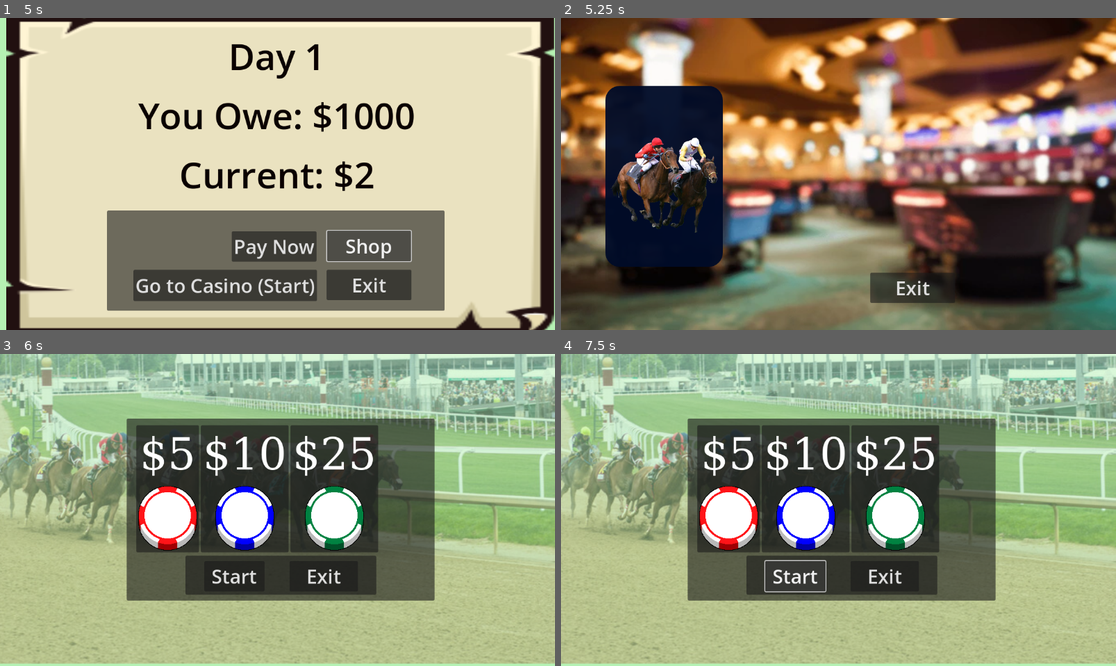
Above: before the commit, frames 1-4 (two rows, left to right).
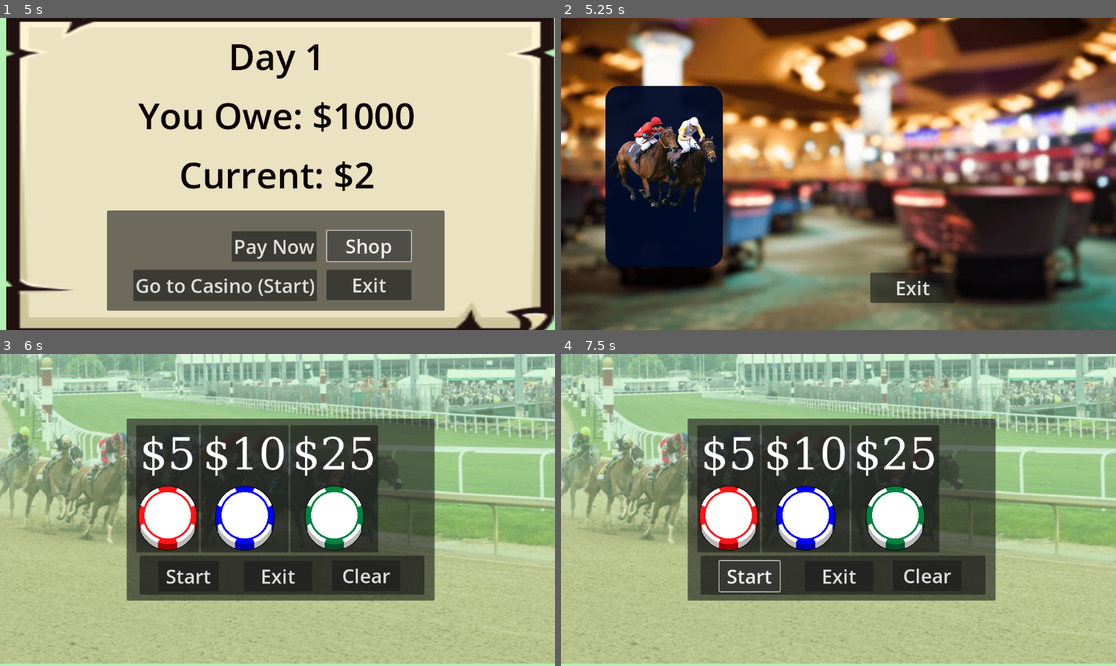
Above: after the commit, the same moments.

Repository: BigHBen/ACM_GameDev_Fall2024
Game: Godot game, scene res://Scenes/hub.tscn
Same seed, same stepped clock (60 frames per second), same inputs: the game is played once before the commit and once after it.
Inputs (mouse positions are in pixels of both pictures, inside the frame that each line leads up to; where the layout moved, square brackets give the same spot in the first picture):
- Up to frame 1 (5 s): click "Pay Now" at 0.5 s; click "Shop" at 1.25 s; click "Pay Now" at 2 s; click "Shop" at 2.75 s; click "Pay Now" at 3.5 s; click "Shop" at 4.25 s
- Up to frame 2 (5.25 s): click "Go to Casino (Start)" at 5 s
- Up to frame 3 (6 s): click (99, 500) [105, 522] at 5.75 s
- Up to frame 4 (7.5 s): click (927, 575) at 6.5 s, where only the run after the commit has a clickable "Clear"; click "Start" at 7.25 s

Frame 1 is identical in both runs. In frame 2, 3.8% of the frame differs, in the area x 9-29%, y 31-69%; in frame 3, 2.7%; in frame 4, 2.9%.

Commit message:
Added clear function to horse race bet

Diff:
--- a/Scenes/casino.tscn
+++ b/Scenes/casino.tscn
@@ -44,10 +44,10 @@
 
 [node name="HorseMinigame" type="Button" parent="UI/Panel"]
 layout_mode = 0
-offset_left = 7.0
-offset_top = 86.0
-offset_right = 237.0
-offset_bottom = 327.0
+offset_left = 5.0
+offset_top = 43.0
+offset_right = 235.0
+offset_bottom = 284.0
 theme_override_colors/icon_normal_color = Color(1, 1, 1, 1)
 theme_override_colors/icon_disabled_color = Color(1, 1, 1, 1)
 icon = ExtResource("3_w23f4")
--- a/Scenes/horse_race_menu.gd
+++ b/Scenes/horse_race_menu.gd
@@ -62,3 +62,12 @@
 		spawn_coin(25)
 		audio_player.play(0.3)
 		bet_amount+=25
+
+
+
+func _on_horse_game_clear_pressed() -> void:
+	for x in spawned_coins:
+		x.queue_free()
+	spawned_coins = []
+	spawn_position = Vector2(830, 380)  # adjust initial spawn position
+	pass # Replace with function body.
--- a/Scenes/horse_race_menu.tscn
+++ b/Scenes/horse_race_menu.tscn
@@ -77,12 +77,12 @@
 
 [node name="5_dolar" type="Button" parent="UI/MenuPanel/HBoxContainer"]
 layout_mode = 2
+theme_override_colors/font_disabled_color = Color(0, 0, 0, 1)
+theme_override_colors/font_hover_pressed_color = Color(0, 0, 0, 1)
+theme_override_colors/font_hover_color = Color(0, 0, 0, 1)
+theme_override_colors/font_pressed_color = Color(0, 0, 0, 1)
+theme_override_colors/font_focus_color = Color(0, 0, 0, 1)
 theme_override_colors/font_color = Color(1, 1, 1, 1)
-theme_override_colors/font_pressed_color = Color(0, 0, 0, 1)
-theme_override_colors/font_hover_color = Color(0, 0, 0, 1)
-theme_override_colors/font_focus_color = Color(0, 0, 0, 1)
-theme_override_colors/font_hover_pressed_color = Color(0, 0, 0, 1)
-theme_override_colors/font_disabled_color = Color(0, 0, 0, 1)
 theme_override_fonts/font = SubResource("FontFile_gyxh8")
 theme_override_font_sizes/font_size = 91
 text = "$5"
@@ -92,12 +92,12 @@
 
 [node name="10_dollar_bet" type="Button" parent="UI/MenuPanel/HBoxContainer"]
 layout_mode = 2
+theme_override_colors/font_disabled_color = Color(0, 0, 0, 1)
+theme_override_colors/font_hover_pressed_color = Color(0, 0, 0, 1)
+theme_override_colors/font_hover_color = Color(0, 0, 0, 1)
+theme_override_colors/font_pressed_color = Color(0, 0, 0, 1)
+theme_override_colors/font_focus_color = Color(0, 0, 0, 1)
 theme_override_colors/font_color = Color(1, 1, 1, 1)
-theme_override_colors/font_pressed_color = Color(0, 0, 0, 1)
-theme_override_colors/font_hover_color = Color(0, 0, 0, 1)
-theme_override_colors/font_focus_color = Color(0, 0, 0, 1)
-theme_override_colors/font_hover_pressed_color = Color(0, 0, 0, 1)
-theme_override_colors/font_disabled_color = Color(0, 0, 0, 1)
 theme_override_fonts/font = SubResource("FontFile_gyxh8")
 theme_override_font_sizes/font_size = 91
 text = "$10"
@@ -107,12 +107,12 @@
 
 [node name="25_dollar_bet" type="Button" parent="UI/MenuPanel/HBoxContainer"]
 layout_mode = 2
+theme_override_colors/font_disabled_color = Color(0, 0, 0, 1)
+theme_override_colors/font_hover_pressed_color = Color(0, 0, 0, 1)
+theme_override_colors/font_hover_color = Color(0, 0, 0, 1)
+theme_override_colors/font_pressed_color = Color(0, 0, 0, 1)
+theme_override_colors/font_focus_color = Color(0, 0, 0, 1)
 theme_override_colors/font_color = Color(1, 1, 1, 1)
-theme_override_colors/font_pressed_color = Color(0, 0, 0, 1)
-theme_override_colors/font_hover_color = Color(0, 0, 0, 1)
-theme_override_colors/font_focus_color = Color(0, 0, 0, 1)
-theme_override_colors/font_hover_pressed_color = Color(0, 0, 0, 1)
-theme_override_colors/font_disabled_color = Color(0, 0, 0, 1)
 theme_override_fonts/font = SubResource("FontFile_gyxh8")
 theme_override_font_sizes/font_size = 91
 text = "$25"
@@ -122,9 +122,9 @@
 
 [node name="Panel" type="Panel" parent="UI/MenuPanel"]
 layout_mode = 0
-offset_left = 122.0
+offset_left = 27.0
 offset_top = 285.0
-offset_right = 518.0
+offset_right = 618.0
 offset_bottom = 366.0
 
 [node name="HorseGameStart" type="Button" parent="UI/MenuPanel/Panel"]
@@ -145,6 +145,15 @@
 theme_override_font_sizes/font_size = 40
 text = "Exit"
 
+[node name="HorseGameClear" type="Button" parent="UI/MenuPanel/Panel"]
+offset_left = 399.0
+offset_top = 10.0
+offset_right = 541.0
+offset_bottom = 73.0
+theme_override_font_sizes/font_size = 40
+text = "Clear
+"
+
 [node name="bet_stack_coin" parent="." instance=ExtResource("6_jjkp5")]
 visible = false
 position = Vector2(830, 380)
@@ -156,3 +165,4 @@
 [connection signal="pressed" from="UI/MenuPanel/HBoxContainer/10_dollar_bet" to="." method="_on_ten_dollar_bet_pressed"]
 [connection signal="pressed" from="UI/MenuPanel/HBoxContainer/25_dollar_bet" to="." method="_on_twenty_five_dollar_bet_pressed"]
 [connection signal="pressed" from="UI/MenuPanel/Panel/HorseGameExit" to="." method="_on_horse_game_exit_pressed"]
+[connection signal="pressed" from="UI/MenuPanel/Panel/HorseGameClear" to="." method="_on_horse_game_clear_pressed"]
--- a/project.godot
+++ b/project.godot
@@ -12,7 +12,7 @@
 
 config/name="GameDevFall2024_QYLG"
 run/main_scene="res://Scenes/hub.tscn"
-config/features=PackedStringArray("4.1", "Forward Plus")
+config/features=PackedStringArray("4.3", "Forward Plus")
 config/icon="res://Icon/casino-chip.png"
 
 [rendering]
